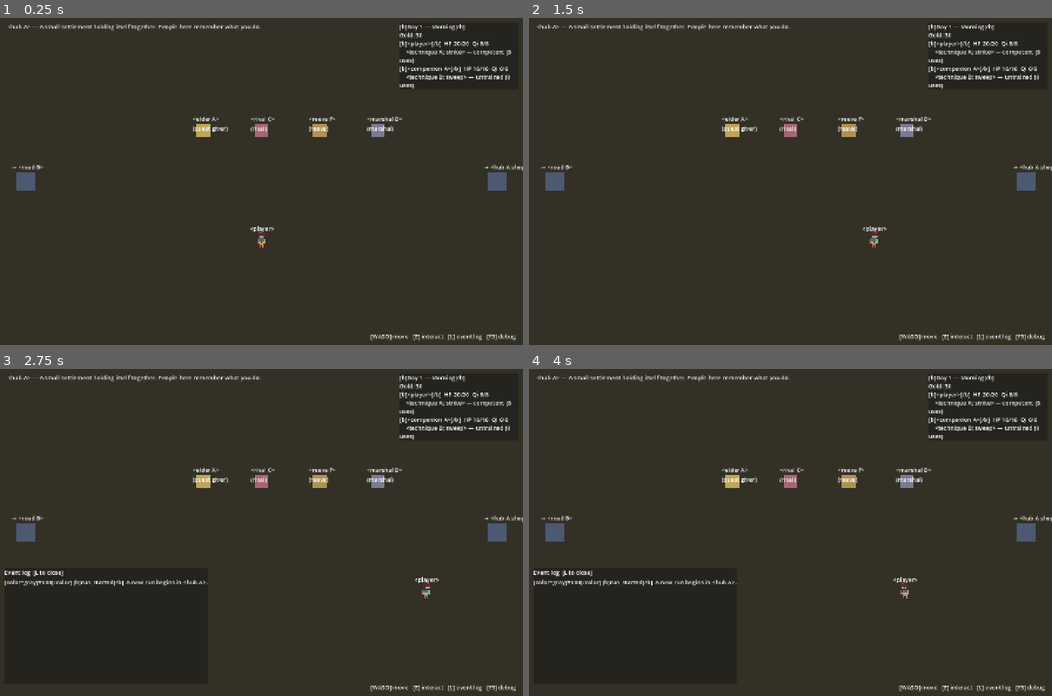
Above: before the commit, frames 1-4 (two rows, left to right).
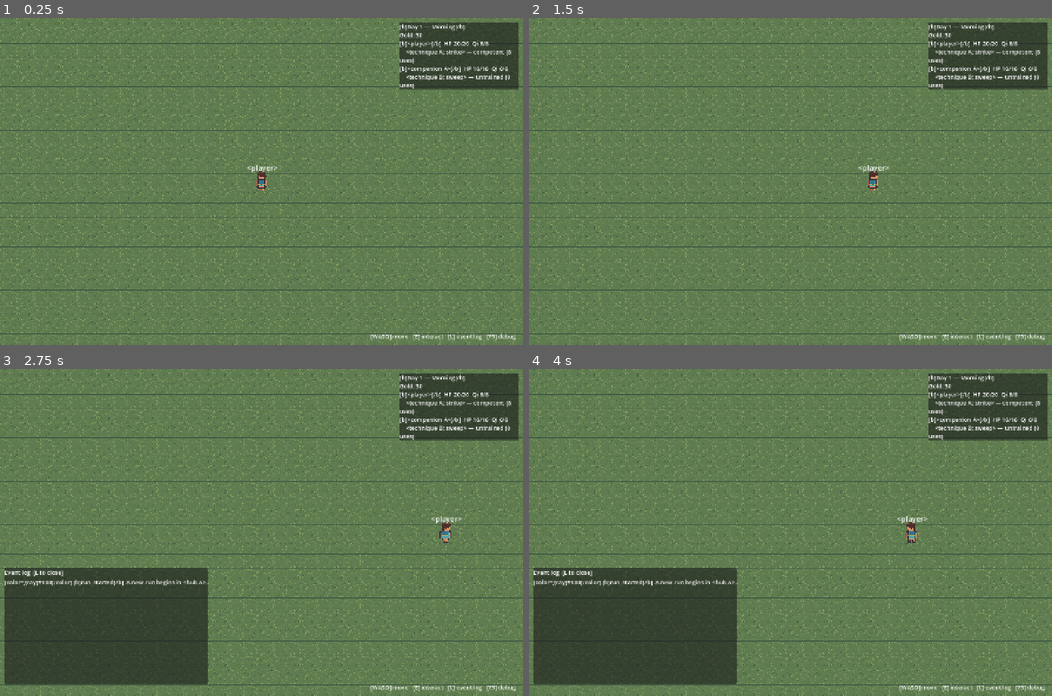
Above: after the commit, the same moments.

Repository: haowjy/living-rpg-game
Game: Godot game, scene res://game/app/main.tscn
The game is run twice, just before and just after one commit, with the same random seed, the same clock (stepped at 60 frames per second) and the same inputs.
Inputs (mouse positions are in pixels of both pictures, inside the frame that each line leads up to):
- Up to frame 1 (0.25 s): no input
- Up to frame 2 (1.5 s): tap Enter at 0.5 s; move the mouse to (905, 165) at 0.52 s; hold D (move_right) 0.53-1.25 s; hold E (interact) 0.53-1.25 s; click (905, 165) at 0.67 s; drag from (685, 197) to (555, 181) at 1.27 s
- Up to frame 3 (2.75 s): tap Space at 2 s; move the mouse to (313, 460) at 2.02 s; hold D (move_right) from 2.03 s (still down); hold L (toggle_log) from 2.03 s (still down); tap E (interact) at 2.3 s
- Up to frame 4 (4 s): release D (move_right) at 2.75 s; release L (toggle_log) at 2.75 s; drag from (764, 597) to (1025, 532) at 2.77 s; tap Enter at 3.5 s; move the mouse to (947, 581) at 3.52 s; hold A (move_left) from 3.53 s (still down); hold E (interact) from 3.53 s (still down)

The runs differ from the first frame. In frame 1, 99% of the frame differs, in the area x 0-100%, y 0-100%; in frame 2, 99%; in frame 3, 98%; in frame 4, 98%.

Commit message:
Build data-driven tile map renderer

Diff:
--- a/godot/game/data/content_db.gd
+++ b/godot/game/data/content_db.gd
@@ -30,7 +30,10 @@
 	var file_name := dir.get_next()
 	while file_name != "":
 		if dir.current_is_dir():
-			_load_dir(path.path_join(file_name))
+			# Site maps are presentation data loaded directly by WorldView, not
+			# definitions indexed by this simulation content registry.
+			if file_name != "maps":
+				_load_dir(path.path_join(file_name))
 		elif file_name.ends_with(".tres"):
 			_register(load(path.path_join(file_name)))
 		file_name = dir.get_next()
--- /dev/null
+++ b/godot/game/world/site_map.gd
@@ -0,0 +1,14 @@
+class_name SiteMap
+extends Resource
+## Authored, serializable description of one tile-based site.
+
+@export var id: String = ""
+@export var ground_rows: PackedStringArray = PackedStringArray()
+@export var overlay_rows: PackedStringArray = PackedStringArray()
+@export var placements: Array[Dictionary] = []
+
+
+func size() -> Vector2i:
+	if ground_rows.is_empty():
+		return Vector2i.ZERO
+	return Vector2i(ground_rows[0].length(), ground_rows.size())
--- /dev/null
+++ b/godot/game/world/tile_vocabulary.gd
@@ -0,0 +1,37 @@
+class_name TileVocabulary
+extends RefCounted
+## The complete authoring vocabulary for SiteMap grids. Keep renderer and
+## TileSet construction dependent on this table rather than duplicating it.
+
+const TILES: Dictionary = {
+	".": {"semantic": "grass", "atlas": Vector2i(0, 0), "solid": false}, # meadow grass
+	",": {"semantic": "grass_flowers", "atlas": Vector2i(1, 0), "solid": false}, # flowering grass
+	"=": {"semantic": "path", "atlas": Vector2i(2, 0), "solid": false}, # packed path
+	"^": {"semantic": "path_edge_n", "atlas": Vector2i(3, 0), "solid": false}, # north path edge
+	">": {"semantic": "path_edge_e", "atlas": Vector2i(4, 0), "solid": false}, # east path edge
+	"v": {"semantic": "path_edge_s", "atlas": Vector2i(5, 0), "solid": false}, # south path edge
+	"<": {"semantic": "path_edge_w", "atlas": Vector2i(6, 0), "solid": false}, # west path edge
+	":": {"semantic": "dirt", "atlas": Vector2i(7, 0), "solid": false}, # bare dirt
+	"~": {"semantic": "water", "atlas": Vector2i(0, 1), "solid": true}, # deep water
+	"w": {"semantic": "water_shore", "atlas": Vector2i(1, 1), "solid": false}, # shallow shore
+	"_": {"semantic": "floor_wood", "atlas": Vector2i(2, 2), "solid": false}, # timber floor
+	"%": {"semantic": "floor_stone", "atlas": Vector2i(3, 2), "solid": false}, # dressed-stone floor
+	"b": {"semantic": "bridge_plank", "atlas": Vector2i(6, 2), "solid": false}, # bridge deck
+	"+": {"semantic": "stone_steps", "atlas": Vector2i(5, 3), "solid": false}, # stone steps
+	"m": {"semantic": "mud", "atlas": Vector2i(1, 3), "solid": false}, # wet mud
+	"T": {"semantic": "tree", "atlas": Vector2i(2, 1), "solid": true}, # mature tree
+	"B": {"semantic": "bush", "atlas": Vector2i(4, 1), "solid": true}, # dense bush
+	"r": {"semantic": "rock", "atlas": Vector2i(5, 1), "solid": true}, # rock
+	"O": {"semantic": "boulder", "atlas": Vector2i(6, 1), "solid": true}, # boulder
+	"#": {"semantic": "stone_wall", "atlas": Vector2i(7, 1), "solid": true}, # stone wall
+	"W": {"semantic": "wall_top", "atlas": Vector2i(0, 2), "solid": false}, # wall cap
+	"x": {"semantic": "rubble", "atlas": Vector2i(1, 2), "solid": false}, # scattered rubble
+	"D": {"semantic": "door", "atlas": Vector2i(4, 2), "solid": false}, # passable door
+	"f": {"semantic": "fence", "atlas": Vector2i(5, 2), "solid": true}, # fence
+	"S": {"semantic": "shrine_stone", "atlas": Vector2i(7, 2), "solid": true}, # carved shrine stone
+	"t": {"semantic": "stump", "atlas": Vector2i(4, 3), "solid": true}, # tree stump
+	"!": {"semantic": "signpost", "atlas": Vector2i(7, 3), "solid": false}, # signpost
+	"*": {"semantic": "flower_patch", "atlas": Vector2i(6, 3), "solid": false}, # flowers
+	"'": {"semantic": "grass_tuft", "atlas": Vector2i(3, 3), "solid": false}, # tall grass tuft
+	"l": {"semantic": "water_lily", "atlas": Vector2i(0, 3), "solid": false}, # water lily
+}
--- /dev/null
+++ b/godot/game/world/tileset_builder.gd
@@ -0,0 +1,34 @@
+class_name TilesetBuilder
+extends RefCounted
+
+const TILE_SIZE := 32
+const ATLAS_SOURCE_ID := 0
+const TILE_TEXTURE := preload("res://game/assets/generated/tiles.png")
+
+
+static func build() -> TileSet:
+	var tile_set := TileSet.new()
+	tile_set.tile_size = Vector2i(TILE_SIZE, TILE_SIZE)
+	tile_set.add_physics_layer()
+
+	var atlas := TileSetAtlasSource.new()
+	atlas.texture = TILE_TEXTURE
+	atlas.texture_region_size = Vector2i(TILE_SIZE, TILE_SIZE)
+	tile_set.add_source(atlas, ATLAS_SOURCE_ID)
+
+	var created: Dictionary = {}
+	for character: String in TileVocabulary.TILES:
+		var entry: Dictionary = TileVocabulary.TILES[character]
+		var coordinates: Vector2i = entry.atlas
+		if not created.has(coordinates):
+			atlas.create_tile(coordinates)
+			created[coordinates] = true
+		if entry.solid:
+			var tile_data := atlas.get_tile_data(coordinates, 0)
+			if tile_data.get_collision_polygons_count(0) == 0:
+				tile_data.add_collision_polygon(0)
+				tile_data.set_collision_polygon_points(0, 0, PackedVector2Array([
+					Vector2(-16, -16), Vector2(16, -16),
+					Vector2(16, 16), Vector2(-16, 16),
+				]))
+	return tile_set
--- a/godot/game/world/world_view.gd
+++ b/godot/game/world/world_view.gd
@@ -1,13 +1,12 @@
 class_name WorldView
 extends Node2D
-## Builds the walkable placeholder view of the current area from its AreaDef:
-## floor, walls, exits, NPCs, and special markers. Emits interactions upward;
-## owns no game state.
+## Renders an AreaDef from its SiteMap and forwards interactions to Main.
 
 signal interacted(kind: String, target_id: String)
 
-const AREA_SIZE := Vector2(1440, 900)
+const TILE_SIZE := 32
 const PLAYER_SCENE := preload("res://game/actors/player.tscn")
+const MAP_DIRECTORY := "res://game/data/content/maps/"
 
 var player: Player = null
 var _prompt: Label = null
@@ -17,70 +16,45 @@
 	for child in get_children():
 		child.queue_free()
 
-	var floor_rect := ColorRect.new()
-	floor_rect.color = area.floor_color
-	floor_rect.size = AREA_SIZE
-	add_child(floor_rect)
-
-	_add_walls()
-
-	# Exits along the edges: 0 = west, 1 = east, 2 = north, 3 = south.
-	var edge_positions: Array[Vector2] = [
-		Vector2(70, AREA_SIZE.y / 2.0), Vector2(AREA_SIZE.x - 70, AREA_SIZE.y / 2.0),
-		Vector2(AREA_SIZE.x / 2.0, 90), Vector2(AREA_SIZE.x / 2.0, AREA_SIZE.y - 90),
-	]
-	for i in area.exits.size():
-		var exit_id := area.exits[i]
-		var exit_def := db.area(exit_id)
-		add_child(Interactable.create("exit", exit_id,
-				"travel to %s" % exit_def.display_name,
-				edge_positions[mini(i, 3)], Color(0.3, 0.35, 0.45),
-				"→ %s" % exit_def.display_name, Vector2(52, 52)))
-
-	var npc_x := AREA_SIZE.x / 2.0 - 160.0
-	for npc_id in area.npc_ids:
-		var npc := db.npc(npc_id)
-		add_child(Interactable.create("npc", npc_id, "talk to %s" % npc.display_name,
-				Vector2(npc_x, AREA_SIZE.y / 2.0 - 140), npc.body_color,
-				"%s\n(%s)" % [npc.display_name, npc.role]))
-		npc_x += 160.0
-
-	match area.id:
-		"road_b":
-			if gs.can_fight(area.encounter_id):
-				add_child(Interactable.create("fight", area.encounter_id,
-						"face the beasts", Vector2(AREA_SIZE.x / 2.0 + 200, AREA_SIZE.y / 2.0),
-						Color(0.55, 0.25, 0.25), "<monster A> pack", Vector2(44, 44)))
-		"ruin_c":
-			add_child(Interactable.create("ruin", "ruin_confrontation",
-					"approach the ruin", Vector2(AREA_SIZE.x / 2.0, AREA_SIZE.y / 2.0 - 120),
-					Color(0.45, 0.3, 0.5), "<ruin C> gate", Vector2(64, 48)))
-		"shrine_d":
-			add_child(Interactable.create("shrine", "shrine_d",
-					"approach the altar", Vector2(AREA_SIZE.x / 2.0, AREA_SIZE.y / 2.0 - 120),
-					Color(0.3, 0.5, 0.55), "altar", Vector2(48, 56)))
+	y_sort_enabled = true
+	var site := _load_site(area.id)
+	var map_size := site.size()
+	var tile_set := TilesetBuilder.build()
+
+	var ground := TileMapLayer.new()
+	ground.name = "Ground"
+	ground.tile_set = tile_set
+	ground.z_index = -100
+	ground.y_sort_enabled = false
+	add_child(ground)
+	_paint_rows(ground, site.ground_rows, false)
+
+	var overlay := TileMapLayer.new()
+	overlay.name = "Overlay"
+	overlay.tile_set = tile_set
+	overlay.y_sort_enabled = true
+	add_child(overlay)
+	_paint_rows(overlay, site.overlay_rows, true)
+
+	var spawn_tile := Vector2i(map_size.x / 2, map_size.y / 2)
+	for placement: Dictionary in site.placements:
+		if placement.get("kind", "") == "player_spawn":
+			spawn_tile = Vector2i(placement.tx, placement.ty)
+		else:
+			_add_placement(placement, db, gs)
 
 	player = PLAYER_SCENE.instantiate()
-	player.position = AREA_SIZE / 2.0 + Vector2(0, 160)
+	player.position = _tile_center(spawn_tile)
 	add_child(player)
-
-	_prompt = Label.new()
-	_prompt.position = Vector2(20, AREA_SIZE.y - 40)
-	add_child(_prompt)
-
-	var title := Label.new()
-	title.text = "%s — %s" % [area.display_name, area.description]
-	title.position = Vector2(20, 12)
-	add_child(title)
+	_add_camera(player, map_size)
+	_add_boundary(map_size)
+	_add_prompt()
 
 
 func _process(_delta: float) -> void:
 	if player == null or _prompt == null:
 		return
-	if player.nearby != null:
-		_prompt.text = "[E] %s" % player.nearby.prompt
-	else:
-		_prompt.text = ""
+	_prompt.text = "[E] %s" % player.nearby.prompt if player.nearby != null else ""
 
 
 func _unhandled_input(event: InputEvent) -> void:
@@ -88,19 +62,141 @@
 		interacted.emit(player.nearby.kind, player.nearby.target_id)
 
 
-func _add_walls() -> void:
-	var walls := StaticBody2D.new()
-	var extents := [
-		[Vector2(AREA_SIZE.x / 2.0, -10), Vector2(AREA_SIZE.x, 20)],
-		[Vector2(AREA_SIZE.x / 2.0, AREA_SIZE.y + 10), Vector2(AREA_SIZE.x, 20)],
-		[Vector2(-10, AREA_SIZE.y / 2.0), Vector2(20, AREA_SIZE.y)],
-		[Vector2(AREA_SIZE.x + 10, AREA_SIZE.y / 2.0), Vector2(20, AREA_SIZE.y)],
+func _load_site(area_id: String) -> SiteMap:
+	var path := "%s%s.tres" % [MAP_DIRECTORY, area_id]
+	if ResourceLoader.exists(path):
+		var loaded := load(path) as SiteMap
+		if loaded != null and not loaded.ground_rows.is_empty():
+			return loaded
+	push_warning("No valid SiteMap for %s; using grass fallback" % area_id)
+	var fallback := SiteMap.new()
+	fallback.id = area_id
+	var ground := PackedStringArray()
+	var overlay := PackedStringArray()
+	for y in 24:
+		ground.append(".".repeat(40))
+		overlay.append(" ".repeat(40))
+	fallback.ground_rows = ground
+	fallback.overlay_rows = overlay
+	fallback.placements = [{"kind": "player_spawn", "tx": 20, "ty": 12}]
+	return fallback
+
+
+func _paint_rows(layer: TileMapLayer, rows: PackedStringArray, allow_empty: bool) -> void:
+	for y in rows.size():
+		for x in rows[y].length():
+			var character := rows[y].substr(x, 1)
+			if allow_empty and character == " ":
+				continue
+			if not TileVocabulary.TILES.has(character):
+				push_warning("Unknown map character '%s' at %d,%d" % [character, x, y])
+				continue
+			var entry: Dictionary = TileVocabulary.TILES[character]
+			layer.set_cell(Vector2i(x, y), TilesetBuilder.ATLAS_SOURCE_ID, entry.atlas)
+
+
+func _add_placement(placement: Dictionary, db: ContentDB, gs: GameState) -> void:
+	var kind: String = placement.get("kind", "")
+	var target_id: String = placement.get("id", "")
+	if kind == "fight" and not gs.can_fight(target_id):
+		return
+	var position := _tile_center(Vector2i(placement.tx, placement.ty))
+	var prompt := "interact"
+	var label := ""
+	var color := Color(0.35, 0.4, 0.46, 0.85)
+	var size := Vector2(36, 36)
+	match kind:
+		"npc":
+			var npc := db.npc(target_id)
+			prompt = "talk to %s" % npc.display_name
+			label = npc.display_name
+			color = npc.body_color
+		"exit":
+			var destination := db.area(target_id)
+			prompt = "travel to %s" % destination.display_name
+			label = "→ %s" % destination.display_name
+			color = Color(0.25, 0.3, 0.38, 0.55)
+		"fight":
+			prompt = "face the beasts"
+			label = "beast tracks"
+			color = Color(0.55, 0.22, 0.2, 0.8)
+		"ruin":
+			prompt = "approach the ruin"
+			label = "ruined gate"
+			size = Vector2(56, 44)
+		"shrine":
+			prompt = "approach the altar"
+			label = "altar"
+			color = Color(0.3, 0.5, 0.55, 0.75)
+	var node := Interactable.create(kind, target_id, prompt, position, color, label, size)
+	add_child(node)
+	if kind == "npc":
+		_add_npc_sprite(node, target_id)
+
+
+func _add_npc_sprite(node: Interactable, npc_id: String) -> void:
+	var path := "res://game/assets/generated/char_%s.png" % npc_id
+	if not ResourceLoader.exists(path):
+		# Authored NPC ids carry a story suffix (reeve_f); sheets are named for
+		# the readable role (char_reeve.png).
+		path = "res://game/assets/generated/char_%s.png" % npc_id.get_slice("_", 0)
+	if not ResourceLoader.exists(path):
+		return
+	for child in node.get_children():
+		if child is Polygon2D:
+			child.visible = false
+	var sprite := Sprite2D.new()
+	sprite.texture = load(path)
+	sprite.hframes = 4
+	sprite.vframes = 4
+	sprite.frame_coords = Vector2i(0, 0)
+	sprite.scale = Vector2(0.72, 0.72)
+	sprite.position.y = -10
+	node.add_child(sprite)
+
+
+func _add_camera(target: Node2D, map_size: Vector2i) -> void:
+	var camera := Camera2D.new()
+	camera.position_smoothing_enabled = true
+	camera.position_smoothing_speed = 7.0
+	camera.limit_left = 0
+	camera.limit_top = 0
+	camera.limit_right = map_size.x * TILE_SIZE
+	camera.limit_bottom = map_size.y * TILE_SIZE
+	camera.limit_smoothed = true
+	camera.zoom = Vector2(1.25, 1.25)
+	target.add_child(camera)
+
+
+func _add_boundary(map_size: Vector2i) -> void:
+	var bounds := StaticBody2D.new()
+	bounds.name = "MapBoundary"
+	var pixel_size := Vector2(map_size * TILE_SIZE)
+	var segments := [
+		[Vector2(pixel_size.x / 2.0, -8), Vector2(pixel_size.x + 32, 16)],
+		[Vector2(pixel_size.x / 2.0, pixel_size.y + 8), Vector2(pixel_size.x + 32, 16)],
+		[Vector2(-8, pixel_size.y / 2.0), Vector2(16, pixel_size.y)],
+		[Vector2(pixel_size.x + 8, pixel_size.y / 2.0), Vector2(16, pixel_size.y)],
 	]
-	for pair in extents:
+	for segment in segments:
 		var shape := CollisionShape2D.new()
-		var rect := RectangleShape2D.new()
-		rect.size = pair[1]
-		shape.shape = rect
-		shape.position = pair[0]
-		walls.add_child(shape)
-	add_child(walls)
+		var rectangle := RectangleShape2D.new()
+		rectangle.size = segment[1]
+		shape.position = segment[0]
+		shape.shape = rectangle
+		bounds.add_child(shape)
+	add_child(bounds)
+
+
+func _add_prompt() -> void:
+	var canvas := CanvasLayer.new()
+	canvas.layer = 10
+	_prompt = Label.new()
+	_prompt.position = Vector2(24, 840)
+	_prompt.add_theme_font_size_override("font_size", 22)
+	canvas.add_child(_prompt)
+	add_child(canvas)
+
+
+func _tile_center(tile: Vector2i) -> Vector2:
+	return Vector2(tile * TILE_SIZE) + Vector2(TILE_SIZE / 2.0, TILE_SIZE / 2.0)
Not shown, added: godot/game/world/site_map.gd.uid
Not shown, added: godot/game/world/tile_vocabulary.gd.uid
Not shown, added: godot/game/world/tileset_builder.gd.uid
Not shown, added: godot/game/world/MAP-FORMAT.md
